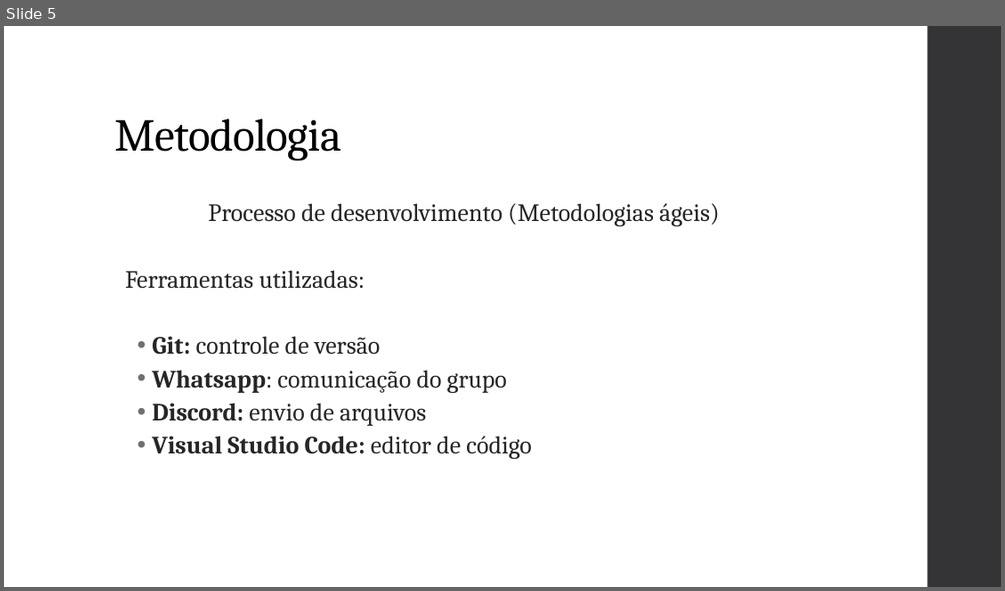
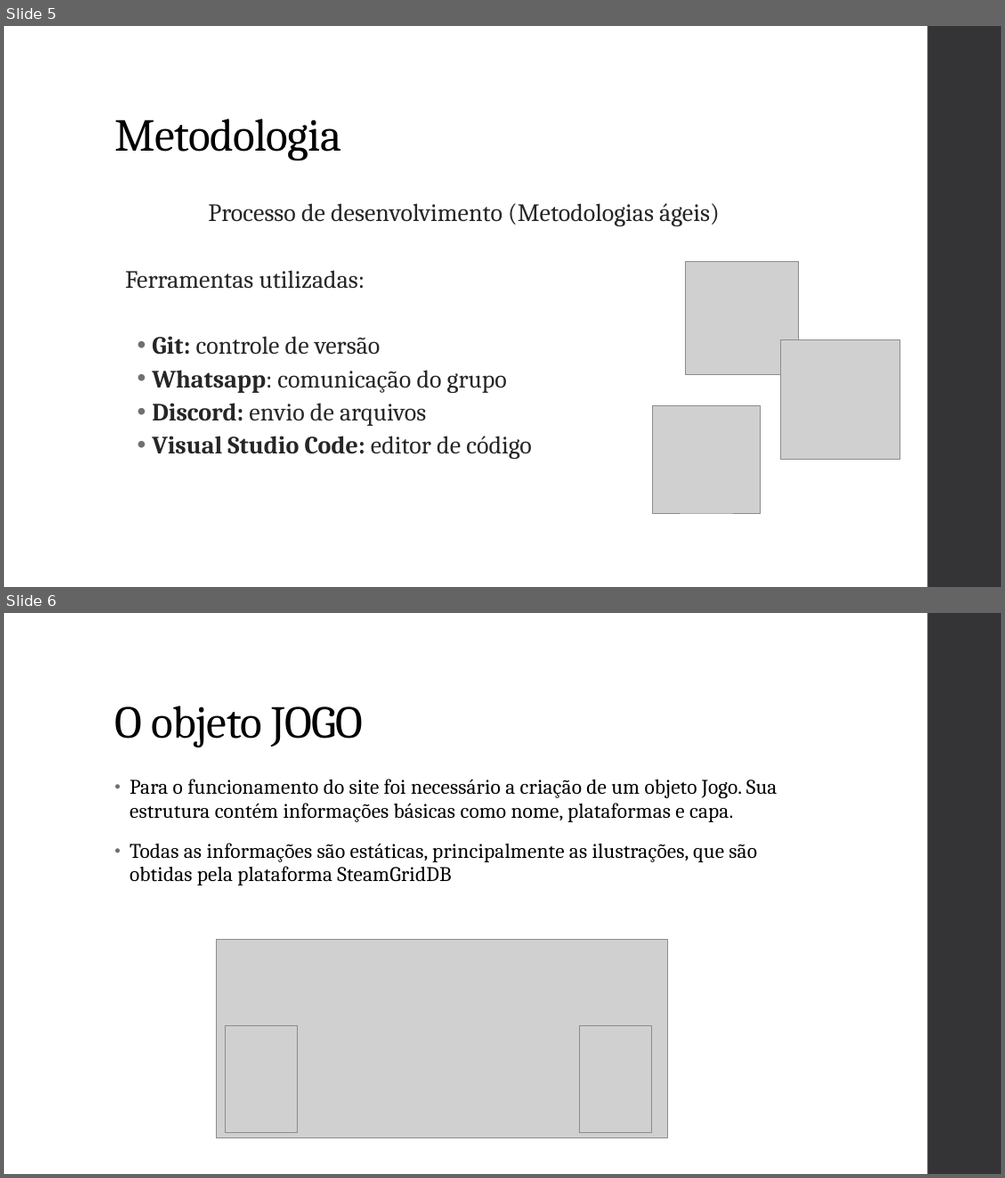
Before and after one commit to ICEI-PUC-Minas-PPLCC-TI/tiaw-ppl-cc-m-20221-t1-g1-alto-custo-de-jogos, a slide deck: docs/apresentacao/T1-G1-Apresentacao - Final.pptx. Shown one above the other, each under a label of ours: slide 5 before the commit, slides 5 and 6 after it. The pictures are 1005x591 and 1005x1178 pixels, drawn with LibreOffice and Linux fonts; fonts in the diff are those of the drawing; grey boxes stand for pictures. Boxes give left, top, right and bottom in pixels: in the first picture for what was removed or moved away, otherwise in the second. Text is boxed around its words. In the diff, an @@ line names an element or a change of style, - is before the commit and + after.

```diff
--- a/docs/apresentacao/T1-G1-Apresentacao - Final.pptx
+++ b/docs/apresentacao/T1-G1-Apresentacao - Final.pptx
@@ slide 6 added at (4,613,1001,1174), background #FFFFFF; not listed: 1 template element that a slide beside it also shows @@
@@ title added at (114,706,363,747), 44 pt, text #000000 @@
+O objeto JOGO
@@ text added at (129,779,777,885), 20 pt, text #000000 @@
+• Para o funcionamento do site foi necessário a criação de um objeto Jogo. Sua estrutura contém informações básicas como nome, plataformas e capa.
+• Todas as informações são estáticas, principalmente as ilustrações, que são obtidas pela plataforma SteamGridDB
@@ picture added at (216,940,667,1139) @@
@@ picture added at (226,1025,297,1133) @@
@@ picture added at (580,1025,652,1133) @@
@@ slide 5 changed as well @@
@@ picture added at (685,262,798,375) @@
@@ picture added at (780,340,900,459) @@
@@ picture added at (652,405,760,513) @@
```
Also in this commit, not shown: 6 other slides changed, 2 other files.
